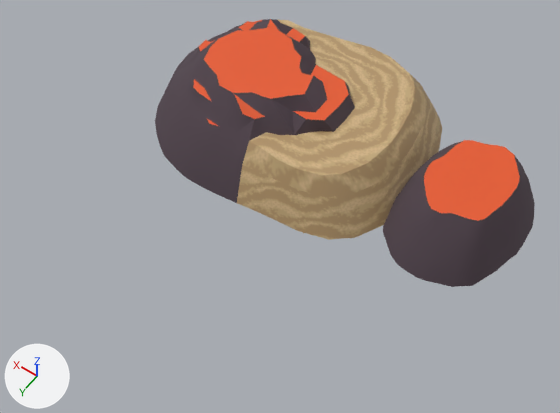
One commit to the FBX model Assets/Art/3D/Island/AbandonedIsland.fbx: the scene before it, then after it.
Rendered twice from a 50 mm lens placed at (-62.6, 108.0, 124.3), pointed at (-1.8, 22.7, -9.6). The lights are fixed; the arrows at lower left show +X, +Y and +Z. Where no turn or scale is listed for an object, it has been applied to the vertices.

Script lines for the objects in view, before the commit:
```python
me_plane_004 = bpy.data.meshes.new('Plane.004')
me_plane_004.from_pydata(...)  # 439 vertices, 713 faces; spans x -49.0..45.2, y -30.3..26.5, z -12.9..5.9
# faces by material slot: [176, 276, 261]
me_plane_004.materials.append(mat_material)  # picture img_sandalbedo_png
me_plane_004.materials.append(mat_material_001)  # dark grey #52444d
me_plane_004.materials.append(mat_material_002)  # orange #e75a2b
ob_island = bpy.data.objects.new('Island', me_plane_004)
ob_island.location = (0.0, 0.0, 0.0)
```
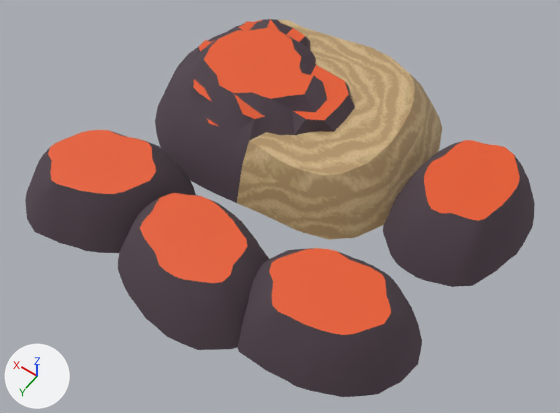
Pixel boxes (x1, y1, x2, y2) of what changed, in the pictures (560 x 413 px):
'Island', reshaped (34% wider, 41% taller): before (155, 19, 535, 287); after (25, 19, 535, 397)
part 1 of me_plane_004, added: after (237, 248, 422, 397)
part 2 of me_plane_004, added: after (118, 193, 269, 350)
part 3 of me_plane_004, added: after (25, 130, 196, 253)

Edits to the bpy script that builds the scene:
```text
Change me_plane_004:
    where me_plane_004.from_pydata(...)  # 439 vertices, 713 faces; spans x -49.0..45.2, y -30.3..26.5, z -12.9..5.9
    used by ob_island; location = (0.0, 0.0, 0.0)
    me_plane_004 part 1: the loose piece of 159 vertices spanning x -49.0..-19.7, y -19.7..19.4, z -12.9..0.1 is copied, and the copy is turned -70.2 degrees about the z axis through its middle, then moved by (9.5, 39.9, 0.0); it spans x -44.5..-5.3, y 24.5..54.8, z -12.9..0.1
    me_plane_004 part 2: the loose piece of 159 vertices spanning x -49.0..-19.7, y -19.7..19.4, z -12.9..0.1 is copied, and the copy is turned 80.3 degrees about the z axis through its middle, then moved by (37.6, 45.2, 0.0); it spans x -16.0..22.6, y 29.8..60.3, z -12.9..0.1
    me_plane_004 part 3: the loose piece of 159 vertices spanning x -49.0..-19.7, y -19.7..19.4, z -12.9..0.1 is copied, and the copy is turned -59.9 degrees about the z axis through its middle, then moved by (66.4, 41.2, 0.0); it spans x 13.2..51.0, y 24.7..57.5, z -12.9..0.1
```
